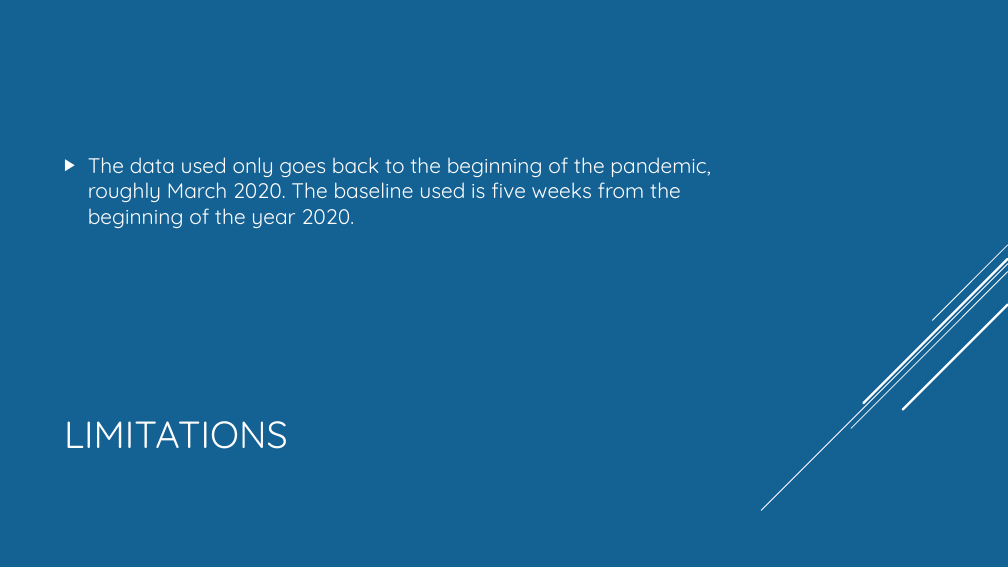
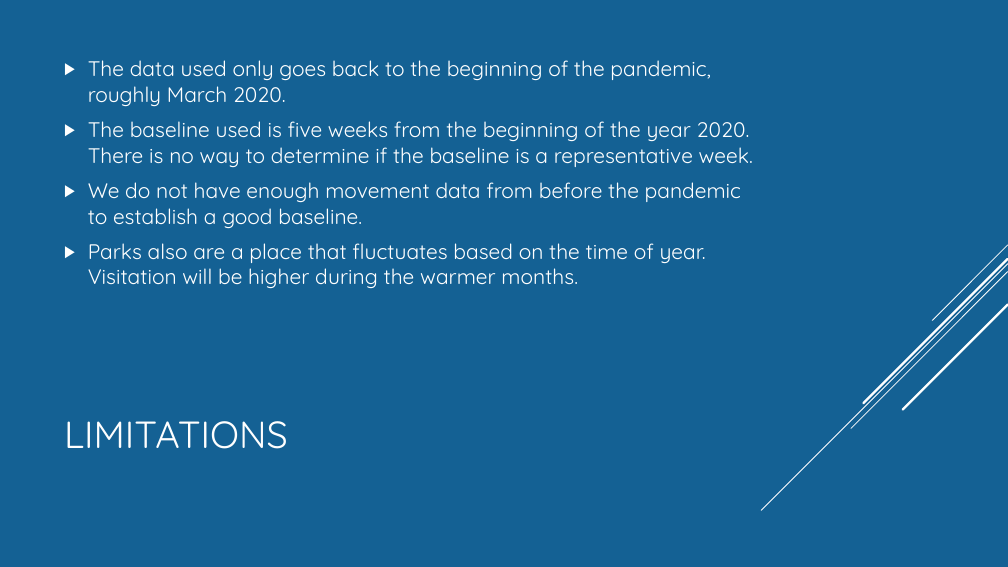
Before and after one commit to Munseaux/Pandemic-Movement, a slide deck: slide 4 of presentation.pptx. Drawn at 1008x567 pixels with LibreOffice and Linux fonts; fonts in the diff are those of the drawing. Boxes give left, top, right and bottom in pixels: in the first picture for what was removed or moved away, otherwise in the second. Text is boxed around its words. In the diff, an @@ line names an element or a change of style, - is before the commit and + after.

Commit message:
Presentation as of 5May

```diff
--- a/presentation.pptx
+++ b/presentation.pptx
@@ text at [88,60,753,288]: text changed @@
-▶ The data used only goes back to the beginning of the pandemic, roughly March 2020. The baseline used is five weeks from the beginning of the year 2020.
+▶ The data used only goes back to the beginning of the pandemic, roughly March 2020.
+▶ The baseline used is five weeks from the beginning of the year 2020. There is no way to determine if the baseline is a representative week.
+▶ We do not have enough movement data from before the pandemic to establish a good baseline.
+▶ Parks also are a place that fluctuates based on the time of year. Visitation will be higher during the warmer months.
```
Also in this commit, not shown: 3 other slides changed, 10 slides added, 6 slides removed.
